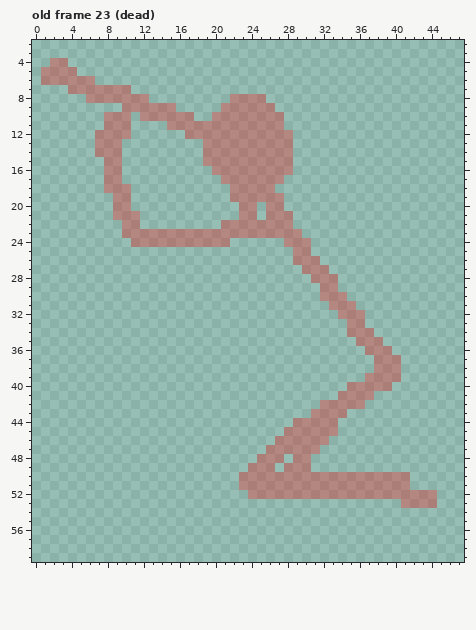
Edited in one commit: pixel-art file (Req_boss_ori.aseprite). The picture above is the old version.
64x64 pixels, 27 frames. Colours within 5 levels of each other are drawn and written as one. Shown: old frame 23 (dead): x 0..47, y 2..59. The commit also changed other frames, which this record leaves out.
The result:
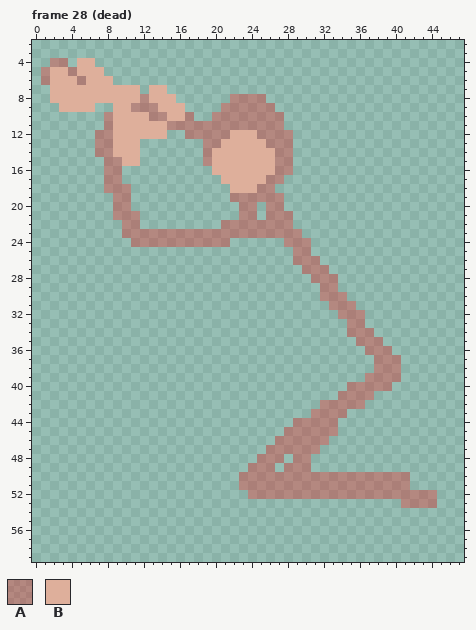
Palette (. is transparent): A #ff000049  B #deaf9b
A new or re-ordered frame is compared with the old frame closest to it.
Commit: 보스 외주 큰 틀 잡기 거으ㅟ 끝남.
The edit:
frames 27 -> 32
--- frame 28 (dead) is new; against old frame 23 (dead), layer "Layer 1"
@@ x 0..28 @@
  3 .............................
- 4 ..AA.........................
- 5 .AAAA........................
- 6 .AAAAAA......................
- 7 ....AAAAAAA..................
- 8 ......AAAAAAA.........AAAA...
- 9 ..........AAAAAA.....AAAAAA..
-10 ........AAA.AAAAAA..AAAAAAAA.
-11 ........AAA....AAAAAAAAAAAAA.
-12 .......AAAA......AAAAAAAAAAAA
-13 .......AAA.........AAAAAAAAAA
-14 .......AAA.........AAAAAAAAAA
-15 ........AA.........AAAAAAAAAA
-16 ........AA..........AAAAAAAAA
-17 ........AA...........AAAAAAA.
-18 ........AAA...........AAAAA..
+ 4 ..AA.BB......................
+ 5 .ABBABBB.....................
+ 6 .ABBBABBB....................
+ 7 ..BBBBBBBBBB.BB..............
+ 8 ..BBBBBBBBBBABBB......AAAA...
+ 9 ...BBBB..BBAAABBB....AAAAAA..
+10 ........ABBBBAABBA..AAAAAAAA.
+11 ........ABBBBBBAAAAAAAAAAAAA.
+12 .......AABBBBBB..AAAAABBBAAAA
+13 .......AABBB.......AABBBBBAAA
+14 .......AABBB.......ABBBBBBBAA
+15 ........AABB.......ABBBBBBBAA
+16 ........AA..........BBBBBBBAA
+17 ........AA...........BBBBBAA.
+18 ........AAA...........BBBAA..
 19 .........AA...........AAAAAA.
Boxes around the changes in both pictures, in picture pixels (x1, y1, x2, y2):
changed: (50, 58, 185, 166)
changed: (212, 130, 275, 193)
